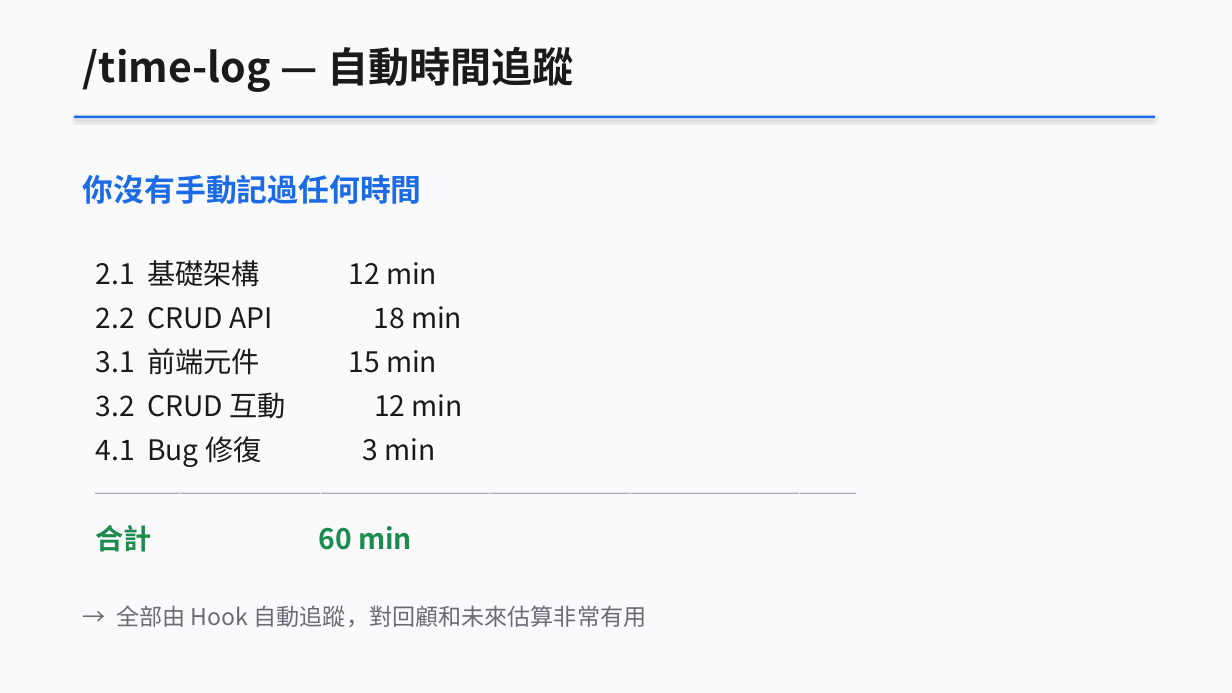
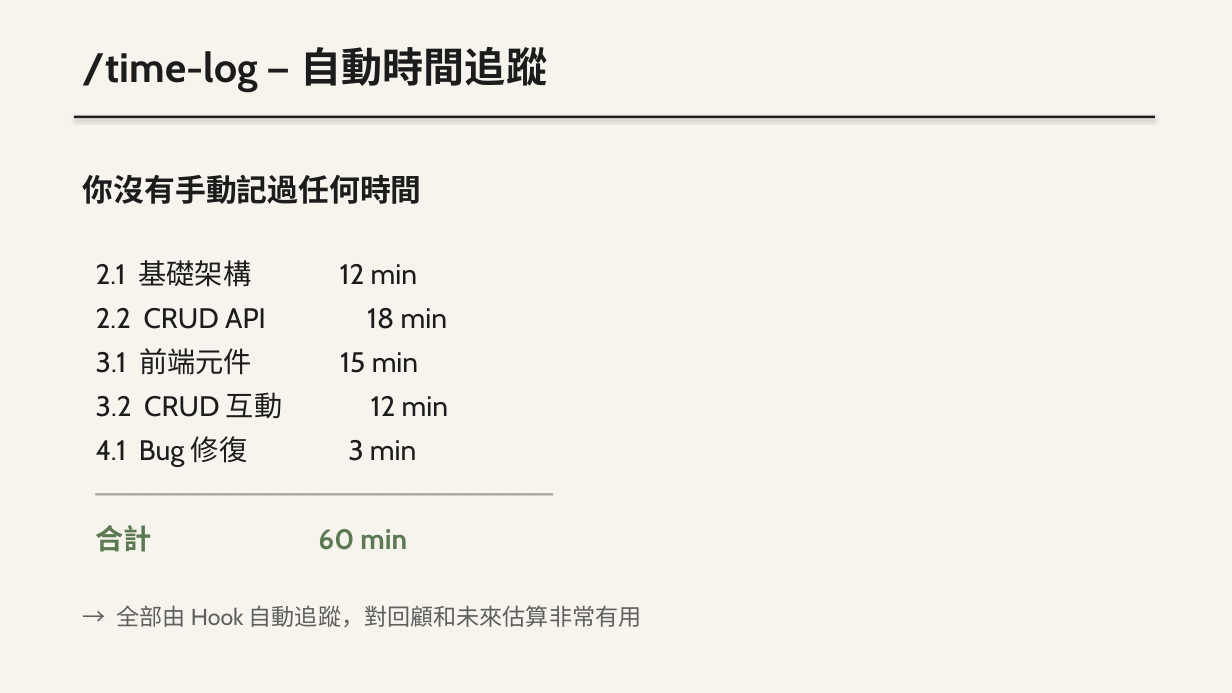
Before and after one commit to bheadwei/claude-GUNDAM-zh-tw, a slide deck: slide 32 of workshop/docs/slides/VibeCoding_Workshop.pptx. Drawn at 1232x693 pixels with LibreOffice and Linux fonts; fonts in the diff are those of the drawing. Boxes give left, top, right and bottom in pixels: in the first picture for what was removed or moved away, otherwise in the second. Text is boxed around its words. In the diff, an @@ line names an element or a change of style, - is before the commit and + after.

Commit message:
style(workshop): PPTX 套用 Lovable 設計風格
- 背景：純白 → Cream #f7f4ed
- 主文字：黑 → Charcoal #1c1c1c
- 強調色：藍 → Charcoal（Lovable 主 CTA 即深色）
- 語意色（綠/黃/紅）改成 Lovable 暖中性去飽和版
- 字體：微軟正黑體 → Segoe UI（Lovable system-ui fallback），CJK 維持微軟正黑體
- 程式碼區塊邊框改用 Light Cream #eceae4

來源：.claude/ui/lovable/DESIGN.md

```diff
--- a/workshop/docs/slides/VibeCoding_Workshop.pptx
+++ b/workshop/docs/slides/VibeCoding_Workshop.pptx
@@ background #FAFAFC to #F7F4ED @@
@@ text "/time-log — 自動時間追蹤" at (83, 47, 547, 92): font Noto Sans CJK TC to Cabin, text colour #1A1A1A to #1C1C1C @@
@@ rectangle at (74, 116, 1155, 118): fill #1A6BE5 to #1C1C1C @@
@@ text "你沒有手動記過任何時間" at (83, 174, 642, 627): font Noto Sans CJK TC to Cabin; text colour #1A6BE5 to #1C1C1C in "你沒有手動記過任何時間"; text colour #1A1A1A to #1C1C1C in "2.1 基礎架構 12 min", "2.2 CRUD API 18 min", "3.1 前端元件 15 min", "3.2 CRUD 互動 12 min" and 1 more places; text colour #A0A0AA to #A8A6A0 in "───────────────────────────"; text colour #1B8C4E to #5B7A52 in "合計 60 min"; text colour #6B6B76 to #5F5F5D in "→ 全部由 Hook 自動追蹤，對回顧和未來估算非常有用" @@
```
Also in this commit, not shown: 38 other slides changed, 1 other file.
